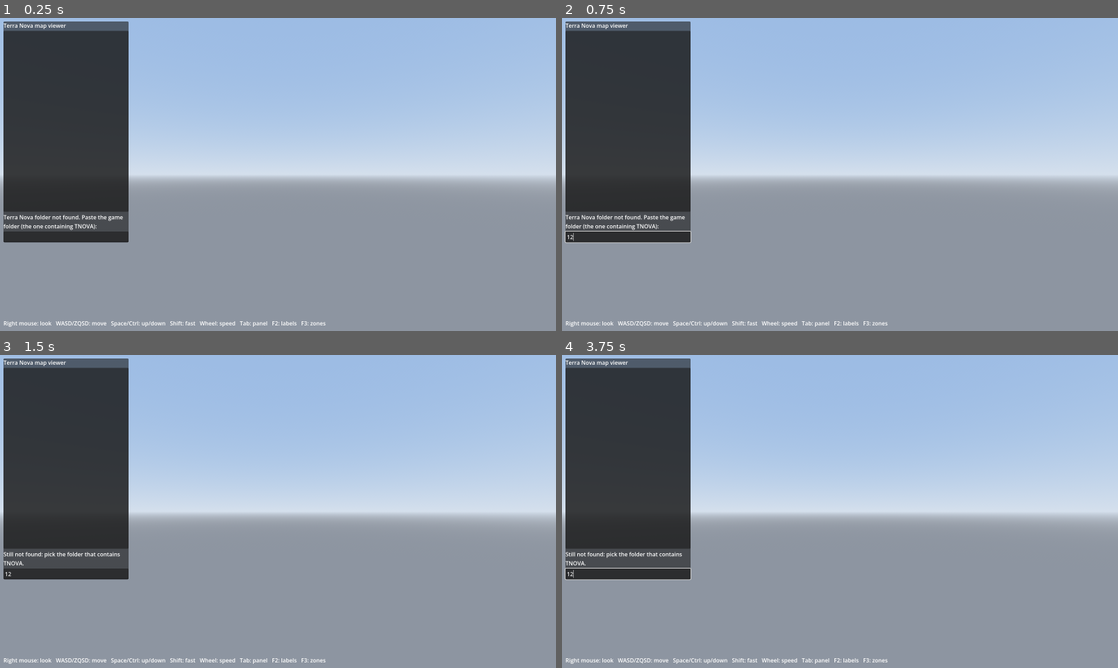
Above: before the commit, frames 1-4 (two rows, left to right).
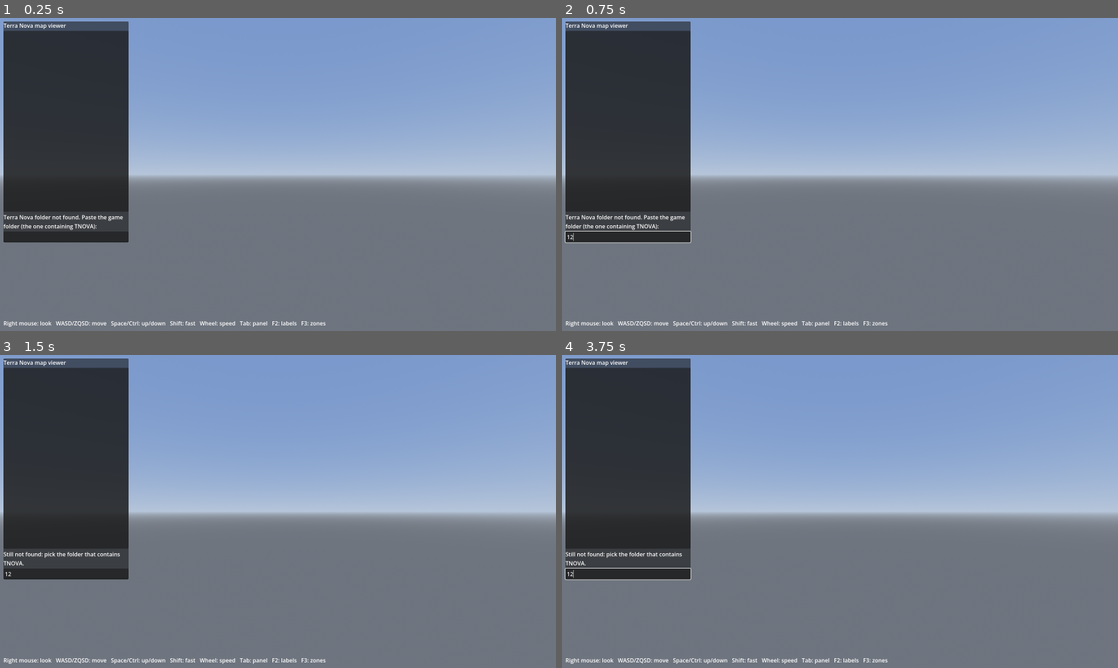
Above: after the commit, the same moments.

Repository: skw-1337/terra-nova-viewer
Game: Godot game, scene res://main.tscn
Same seed, same stepped clock (60 frames per second), same inputs: the game is played once before the commit and once after it.
Inputs (mouse positions are in pixels of both pictures, inside the frame that each line leads up to):
- Up to frame 1 (0.25 s): no input
- Up to frame 2 (0.75 s): click (628, 237) at 0.52 s; type "12" at 0.6 s
- Up to frame 3 (1.5 s): tap Enter at 1.25 s; move the mouse to (400, 495) at 1.27 s; hold D from 1.28 s (still down); tap Tab at 1.35 s; click (400, 495) at 1.42 s
- Up to frame 4 (3.75 s): tap Space at 1.52, 2, 2.27, 3.5 s; move the mouse to (728, 527) at 2.02 s; release D at 2.03 s; hold S 2.03-2.78 s; tap Ctrl at 2.1 s; tap Enter at 2.75 s; move the mouse to (895, 442) at 2.77 s; hold D 2.78-3.53 s; hold Shift 2.78-3.53 s; move the mouse to (812, 574) at 3.52 s; hold W from 3.53 s (still down); tap Tab at 3.6 s; click (812, 574) at 3.67 s

The runs differ from the first frame. In frame 1, 84% of the frame differs, in the area x 0-100%, y 0-100%; in frame 2, 84%; in frame 3, 84%; in frame 4, 84%.

Commit message:
Ground textures

Diff:
--- a/scripts/tn_data.gd
+++ b/scripts/tn_data.gd
@@ -22,6 +22,7 @@
 var root := ""               # game folder (contains TNOVA)
 var type_names := {}         # class -> PackedStringArray
 var mission_names := PackedStringArray()
+var planet_cache := {}
 
 
 static func find_root(extra: String) -> String:
@@ -142,7 +143,7 @@
 	return {"map": LGRes.text(r.data(170)), "groups": groups, "zones": zones, "entities": ents}
 
 
-# Map file -> heights, tile colors (detail + outer grid), fixed vegetation.
+# Map file -> heights, ground tiles (detail + outer grid), planet textures.
 func load_map(path: String, mission_file: String) -> Dictionary:
 	var r = LGRes.open(path)
 	if r == null or not r.has(86):
@@ -154,60 +155,203 @@
 		if raw80.slice(i, i + 7).get_string_from_ascii().to_lower() == "resplnt":
 			planet = raw80.slice(i, i + 12).get_string_from_ascii()
 			break
-	var bands := planet_bands(resolve(mission_file, planet))
-	var detail := _grid(r.data(86), DETAIL_N, bands)
-	var outer := _grid(r.data(85), COARSE_N, bands) if r.has(85) else {}
+	var pl := load_planet(resolve(mission_file, planet))
+	var detail := _grid(r.data(86), DETAIL_N, pl)
+	var outer := _grid(r.data(85), COARSE_N, pl) if r.has(85) else {}
 	var veg := []
 	for rid in range(120, 150):
 		for t in LGRes.frames(r.data(rid)):
 			var f: PackedByteArray = t
 			if f.size() >= 24:
 				veg.append({"cls": f[0], "sub": f[1], "x": f.decode_s32(8) / 256.0, "y": f.decode_s32(12) / 256.0})
-	return {"planet": planet, "detail": detail, "outer": outer, "veg": veg, "info": info}
-
-
-func _grid(d: PackedByteArray, n: int, bands: PackedColorArray) -> Dictionary:
+	return {"planet": planet, "planet_data": pl, "detail": detail, "outer": outer, "veg": veg, "info": info}
+
+
+# Grid: heights, tile index per vertex (byte & 0x3F), fallback vertex colors, and the tile map
+# (R = tile, G = quarter turns) used by the terrain shader.
+func _grid(d: PackedByteArray, n: int, pl: Dictionary) -> Dictionary:
 	var h := PackedFloat32Array()
 	h.resize(n * n)
 	var col := PackedColorArray()
 	col.resize(n * n)
 	var tiles := PackedByteArray()
 	tiles.resize(n * n)
+	var tile_color: PackedColorArray = pl["tile_color"]
+	var count: int = pl["count"]
 	for i in n * n:
-		var b0 := d[3 * i]
+		var t := d[3 * i] & 0x3F
+		if t >= count:
+			t = 0
 		h[i] = d.decode_s16(3 * i + 1) * HEIGHT_SCALE
-		var band := mini((b0 & 0x1F) >> 2, bands.size() - 1)
-		tiles[i] = band
-		col[i] = bands[band] * (0.94 + 0.04 * (b0 & 3))
-	return {"n": n, "h": h, "col": col, "tile": tiles}
-
-
-# Average color of each 32-pixel band of the planet's 512x512 ground texture atlas
-# (band 0 water, 1 sand, 2 grass, 3 rock, 4 snow, then transitions...).
-# Palette: resource 50 = 239 RGB colors starting at palette index 17.
-func planet_bands(path: String) -> PackedColorArray:
-	var out := PackedColorArray()
-	out.resize(16)
-	for b in 16:
-		out[b] = Color(0.45, 0.5, 0.35)
+		tiles[i] = t
+		col[i] = tile_color[t]
+	var grid := {"n": n, "h": h, "col": col, "tile": tiles}
+	if pl["ok"]:
+		grid["tilemap"] = _tilemap(tiles, n, pl)
+	return grid
+
+
+# Transition tiles (sand/water edge, road diagonal...) are stored without orientation: like the
+# engine, turn each one so that its sides match the materials of the 8 neighbouring cells.
+func _tilemap(tiles: PackedByteArray, n: int, pl: Dictionary) -> Image:
+	var mat: PackedByteArray = pl["mat"]
+	var pair: Dictionary = pl["pair"]
+	var prof: Dictionary = pl["prof"]
+	var out := PackedByteArray()
+	out.resize(n * n * 2)
+	var nb := [Vector2i(0, -1), Vector2i(1, -1), Vector2i(1, 0), Vector2i(1, 1), Vector2i(0, 1),
+			Vector2i(-1, 1), Vector2i(-1, 0), Vector2i(-1, -1)]   # N NE E SE S SW W NW
+	var obs := PackedFloat32Array()
+	obs.resize(8)
+	for y in n:
+		for x in n:
+			var i := y * n + x
+			var t := tiles[i]
+			out[2 * i] = t
+			if not pair.has(t):
+				continue
+			var ab: Vector2i = pair[t]
+			for k in 8:
+				var xx := clampi(x + nb[k].x, 0, n - 1)
+				var yy := clampi(y + nb[k].y, 0, n - 1)
+				var tt := tiles[yy * n + xx]
+				if pair.has(tt):
+					obs[k] = 0.5
+				else:
+					var m := mat[tt]
+					obs[k] = 1.0 if m == ab.x else (0.0 if m == ab.y else 0.5)
+			var best := 0
+			var best_err := INF
+			var rots: Array = prof[t]
+			for r in 4:
+				var p: PackedFloat32Array = rots[r]
+				var err := 0.0
+				for k in 8:
+					err += absf(p[k] - obs[k])
+				if err < best_err:
+					best_err = err
+					best = r
+			out[2 * i + 1] = best
+	return Image.create_from_data(n, n, false, Image.FORMAT_RG8, out)
+
+
+# Planet file: 64x64 ground tiles stored one after the other (resource 48; some planets have
+# fewer than 64), palette (resource 50 = RGB colors from palette index 17), tile -> material
+# (resource 43), material -> first tile (47), transition table (46: index = a*50 + b*5 + k).
+func load_planet(path: String) -> Dictionary:
+	if planet_cache.has(path):
+		return planet_cache[path]
+	var res := _read_planet(path)
+	planet_cache[path] = res
+	return res
+
+
+func _read_planet(path: String) -> Dictionary:
+	var out := {"ok": false, "count": 64, "tile_color": PackedColorArray(), "textures": null}
+	var fallback := PackedColorArray()
+	fallback.resize(64)
+	fallback.fill(Color(0.45, 0.5, 0.35))
+	out["tile_color"] = fallback
 	var r = LGRes.open(path)
-	if r == null or not r.has(48) or not r.has(50):
+	if r == null or not r.has(48) or not r.has(50) or not r.has(43):
 		return out
 	var pal: PackedByteArray = r.data(50)
-	var atlas: PackedByteArray = r.data(48)
-	var bands := mini(16, atlas.size() / 512 / 32)   # some planets have a shorter atlas
-	for b in bands:
+	var raw: PackedByteArray = r.data(48)
+	var count := mini(64, raw.size() / 4096)
+	var images: Array[Image] = []
+	var tile_color := PackedColorArray()
+	tile_color.resize(64)
+	tile_color.fill(Color(0.45, 0.5, 0.35))
+	var rgb_tiles := []
+	for t in count:
+		var rgb := PackedByteArray()
+		rgb.resize(64 * 64 * 3)
 		var acc := Vector3.ZERO
-		var cnt := 0
-		for y in range(b * 32, b * 32 + 32, 2):
-			for x in range(0, 512, 2):
-				var idx := atlas[y * 512 + x] - 17
-				if idx >= 0 and 3 * idx + 2 < pal.size():
-					acc += Vector3(pal[3 * idx], pal[3 * idx + 1], pal[3 * idx + 2])
-					cnt += 1
-		if cnt > 0:
-			acc /= float(cnt) * 255.0
-			out[b] = Color(acc.x, acc.y, acc.z)
+		for p in 4096:
+			var idx := raw[t * 4096 + p] - 17
+			var c := Vector3.ZERO
+			if idx >= 0 and 3 * idx + 2 < pal.size():
+				c = Vector3(pal[3 * idx], pal[3 * idx + 1], pal[3 * idx + 2])
+			rgb[3 * p] = int(c.x)
+			rgb[3 * p + 1] = int(c.y)
+			rgb[3 * p + 2] = int(c.z)
+			acc += c
+		acc /= 4096.0 * 255.0
+		tile_color[t] = Color(acc.x, acc.y, acc.z)
+		rgb_tiles.append(rgb)
+		var img := Image.create_from_data(64, 64, false, Image.FORMAT_RGB8, rgb)
+		img.generate_mipmaps()
+		images.append(img)
+	var arr := Texture2DArray.new()
+	arr.create_from_images(images)
+	var mat: PackedByteArray = r.data(43)
+	var first: PackedByteArray = r.data(47)
+	var t46: PackedByteArray = r.data(46)
+	var pair := {}
+	for i in t46.size():
+		if t46[i] != 255 and t46[i] < count:
+			pair[t46[i]] = Vector2i(i / 50, (i / 5) % 10)
+	# mean color of each material (its first tile), to tell A from B inside transition tiles
+	var mat_color := {}
+	for m in first.size() / 2:
+		var ft := first[2 * m]
+		if first[2 * m + 1] > 0 and ft < count:
+			mat_color[m] = tile_color[ft]
+	var prof := {}
+	for t in pair.keys():                # copy of the keys: entries are erased below
+		var ab: Vector2i = pair[t]
+		if not mat_color.has(ab.x) or not mat_color.has(ab.y):
+			pair.erase(t)
+			continue
+		prof[t] = _profiles(rgb_tiles[t], mat_color[ab.x], mat_color[ab.y])
+	out["ok"] = true
+	out["count"] = count
+	out["tile_color"] = tile_color
+	out["textures"] = arr
+	out["mat"] = mat
+	out["pair"] = pair
+	out["prof"] = prof
+	return out
+
+
+# For a transition tile: share of material A on its 8 border regions (N NE E SE S SW W NW),
+# for each of the 4 clockwise quarter turns. Works on a 16x16 subsample.
+func _profiles(rgb: PackedByteArray, ca: Color, cb: Color) -> Array:
+	var m := PackedFloat32Array()
+	m.resize(256)
+	for y in 16:
+		for x in 16:
+			var p := (y * 4 * 64 + x * 4) * 3
+			var c := Vector3(rgb[p], rgb[p + 1], rgb[p + 2]) / 255.0
+			var da := c.distance_squared_to(Vector3(ca.r, ca.g, ca.b))
+			var db := c.distance_squared_to(Vector3(cb.r, cb.g, cb.b))
+			m[y * 16 + x] = 1.0 if da < db else 0.0
+	var out := []
+	var cur := m
+	for r in 4:
+		out.append(_regions(cur))
+		var nxt := PackedFloat32Array()
+		nxt.resize(256)
+		for i in 16:                     # clockwise quarter turn: new[i][j] = old[15 - j][i]
+			for j in 16:
+				nxt[i * 16 + j] = cur[(15 - j) * 16 + i]
+		cur = nxt
+	return out
+
+
+static func _regions(m: PackedFloat32Array) -> PackedFloat32Array:
+	# row / column ranges of the 8 regions on a 16x16 mask (3-pixel borders)
+	var rr := [[0, 3, 3, 13], [0, 3, 13, 16], [3, 13, 13, 16], [13, 16, 13, 16],
+			[13, 16, 3, 13], [13, 16, 0, 3], [3, 13, 0, 3], [0, 3, 0, 3]]
+	var out := PackedFloat32Array()
+	for q in rr:
+		var s := 0.0
+		var c := 0
+		for y in range(q[0], q[1]):
+			for x in range(q[2], q[3]):
+				s += m[y * 16 + x]
+				c += 1
+		out.append(s / c)
 	return out
 
 
--- a/scripts/viewer.gd
+++ b/scripts/viewer.gd
@@ -3,6 +3,7 @@
 
 const TNData = preload("res://scripts/tn_data.gd")
 const Terrain = preload("res://scripts/terrain.gd")
+const GROUND = preload("res://terrain.gdshader")
 const CFG := "user://viewer.cfg"
 
 var data = TNData.new()
@@ -61,18 +62,18 @@
 	sky.sky_material = sm
 	env.sky = sky
 	env.ambient_light_source = Environment.AMBIENT_SOURCE_SKY
-	env.ambient_light_energy = 0.55
+	env.ambient_light_energy = 0.35
 	env.fog_enabled = true
 	env.fog_light_color = Color(0.7, 0.76, 0.84)
-	env.fog_density = 0.0009
+	env.fog_density = 0.0005
 	env.fog_sky_affect = 0.3
-	env.tonemap_mode = Environment.TONE_MAPPER_FILMIC
+	env.tonemap_mode = Environment.TONE_MAPPER_LINEAR
 	var we := WorldEnvironment.new()
 	we.environment = env
 	add_child(we)
 	var sun := DirectionalLight3D.new()
 	sun.rotation_degrees = Vector3(-52, -35, 0)
-	sun.light_energy = 1.35
+	sun.light_energy = 1.0
 	sun.shadow_enabled = true
 	sun.directional_shadow_max_distance = 250.0
 	add_child(sun)
@@ -194,9 +195,16 @@
 		return
 	for c in world.get_children():
 		c.queue_free()
-	Terrain.build(world, m["detail"], 1.0, Vector2(0, 0), Rect2i(), mats["terrain"])
+	var pl: Dictionary = m["planet_data"]
+	var det_mat: Material = mats["terrain"]
+	var out_mat: Material = mats["terrain"]
+	if pl["ok"]:                          # real ground textures (else: average colors)
+		det_mat = _ground_mat(pl, m["detail"], Vector2(0, 0), 1.0)
+		if not m["outer"].is_empty():
+			out_mat = _ground_mat(pl, m["outer"], Vector2(-256, -256), 4.0)
+	Terrain.build(world, m["detail"], 1.0, Vector2(0, 0), Rect2i(), det_mat)
 	if not m["outer"].is_empty():
-		Terrain.build(world, m["outer"], 4.0, Vector2(-256, -256), Rect2i(64, 64, 128, 128), mats["terrain"])
+		Terrain.build(world, m["outer"], 4.0, Vector2(-256, -256), Rect2i(64, 64, 128, 128), out_mat)
 	var wl := Terrain.water_level(m["detail"])
 	if not is_nan(wl):
 		var plane := MeshInstance3D.new()
@@ -225,6 +233,17 @@
 	var s := args.find("--shot")
 	if s >= 0 and s + 1 < args.size():
 		_screenshot(args[s + 1])
+
+
+func _ground_mat(pl: Dictionary, grid: Dictionary, origin: Vector2, step: float) -> ShaderMaterial:
+	var sm := ShaderMaterial.new()
+	sm.shader = GROUND
+	sm.set_shader_parameter("tiles", pl["textures"])
+	sm.set_shader_parameter("tilemap", ImageTexture.create_from_image(grid["tilemap"]))
+	sm.set_shader_parameter("origin", origin)
+	sm.set_shader_parameter("step_size", step)
+	sm.set_shader_parameter("grid_n", float(grid["n"]))
+	return sm
 
 
 func _add_object(m: Dictionary, cls: int, sub: int, x: float, y: float, heading: float, group: String,
@@ -340,6 +359,13 @@
 	yaw = 0.0
 	pitch = -0.45
 	camera.position = Vector3(target.x, ground + 28.0, target.y + 45.0)
+	var args := OS.get_cmdline_user_args()
+	var c := args.find("--cam")          # test: --cam x,y,height_above_ground,yaw_deg,pitch_deg
+	if c >= 0 and c + 1 < args.size():
+		var v := args[c + 1].split_floats(",")
+		camera.position = Vector3(v[0], TNData.height_at(m, v[0], v[1]) + v[2], v[1])
+		yaw = deg_to_rad(v[3])
+		pitch = deg_to_rad(v[4])
 	camera.rotation = Vector3(pitch, yaw, 0)
 
 
--- /dev/null
+++ b/terrain.gdshader
@@ -0,0 +1,44 @@
+// Terra Nova ground: one 64x64 atlas tile per grid cell, turned by a quarter-turn count.
+// tilemap: R = tile index, G = clockwise quarter turns (0-3), one texel per grid vertex.
+shader_type spatial;
+render_mode diffuse_burley, specular_disabled;
+
+uniform sampler2DArray tiles : source_color, filter_linear_mipmap_anisotropic, repeat_disable;
+uniform sampler2D tilemap : filter_nearest, repeat_disable;
+uniform vec2 origin;          // world XZ of grid vertex (0, 0)
+uniform float step_size;      // world units between grid vertices
+uniform float grid_n;         // vertices per side
+
+varying vec2 g;
+
+void vertex() {
+	vec3 w = (MODEL_MATRIX * vec4(VERTEX, 1.0)).xyz;
+	g = (w.xz - origin) / step_size;
+}
+
+void fragment() {
+	vec2 cell = clamp(floor(g), vec2(0.0), vec2(grid_n - 2.0));
+	vec2 f = clamp(g - cell, 0.0, 1.0);
+	vec4 t = texture(tilemap, (cell + 0.5) / grid_n);
+	float tile = floor(t.r * 255.0 + 0.5);
+	int rot = int(floor(t.g * 255.0 + 0.5));
+	// gradients from the continuous grid position: no mip seams at cell borders
+	vec2 dx = dFdx(g);
+	vec2 dy = dFdy(g);
+	vec2 uv = f;
+	if (rot == 1) {
+		uv = vec2(f.y, 1.0 - f.x);
+		dx = vec2(dx.y, -dx.x);
+		dy = vec2(dy.y, -dy.x);
+	} else if (rot == 2) {
+		uv = 1.0 - f;
+		dx = -dx;
+		dy = -dy;
+	} else if (rot == 3) {
+		uv = vec2(1.0 - f.y, f.x);
+		dx = vec2(-dx.y, dx.x);
+		dy = vec2(-dy.y, dy.x);
+	}
+	ALBEDO = textureGrad(tiles, vec3(uv, tile), dx, dy).rgb;
+	ROUGHNESS = 1.0;
+}
Not shown, changed: README.md
